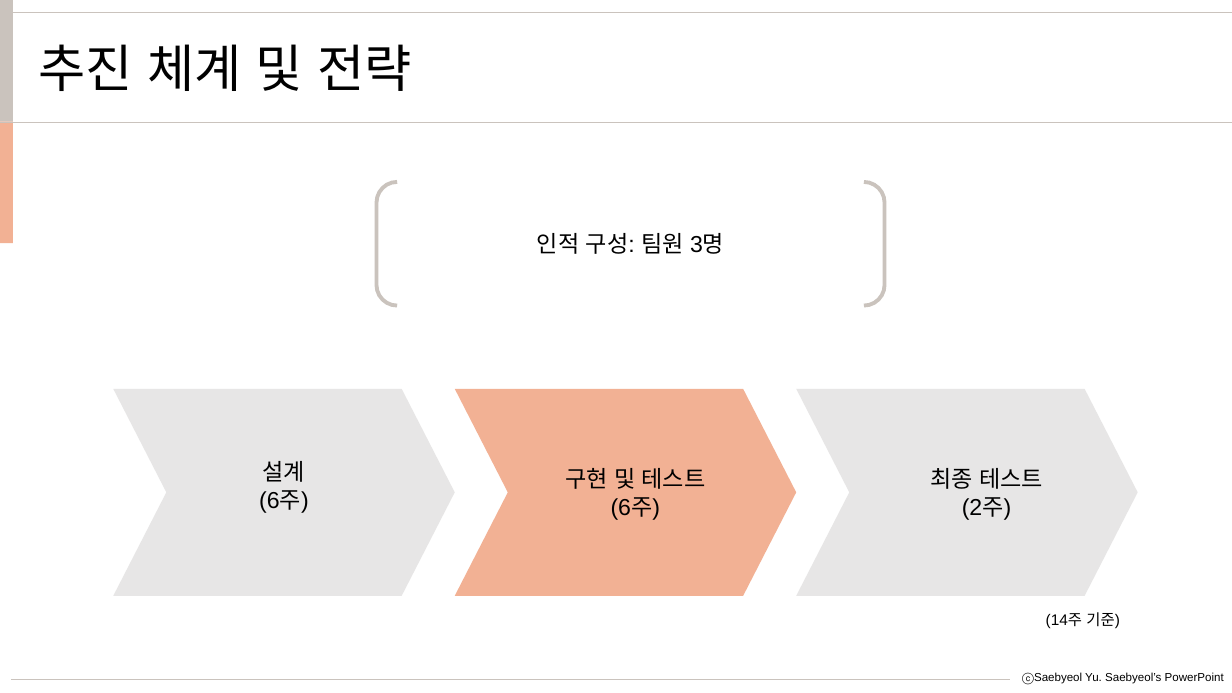
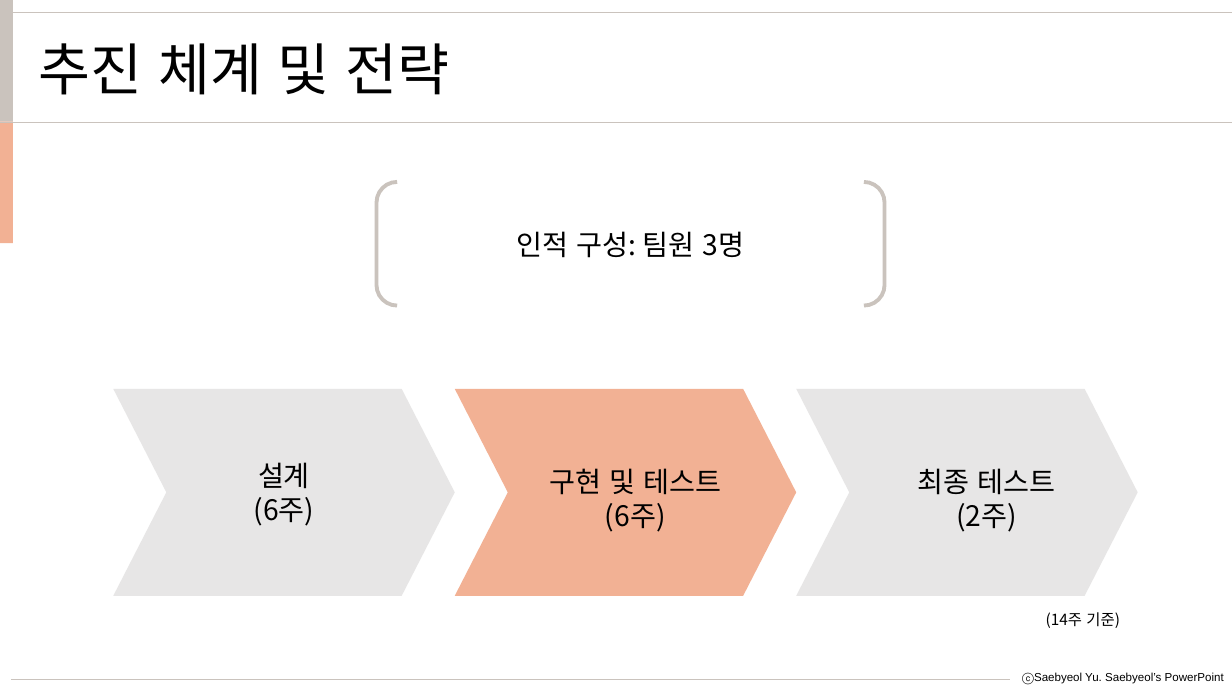
Before and after one commit to sowon-choi/alarm-with-gps, a slide deck: slide 9 of 2021-1 소프 일석삼조.pptx (slide 8 before the commit). Drawn at 1232x693 pixels with LibreOffice and Linux fonts; fonts in the diff are those of the drawing. Boxes give left, top, right and bottom in pixels: in the first picture for what was removed or moved away, otherwise in the second. Text is boxed around its words. In the diff, an @@ line names an element or a change of style, - is before the commit and + after.

```diff
--- a/2021-1 소프 일석삼조.pptx
+++ b/2021-1 소프 일석삼조.pptx
@@ text "추진 체계 및 전략" at <box>38,43,450,95</box>: size 40 to 44 pt, font Arial to Noto Sans CJK KR @@
@@ size 18 to 22 pt, font Arial to Noto Sans CJK KR in 4 elements at <box>377,182,885,306</box>, <box>254,462,315,526</box>, <box>550,468,721,532</box>, <box>918,468,1056,532</box> @@
@@ text "(14주 기준)" at <box>1046,612,1120,628</box>: font Arial to Noto Sans CJK KR @@
```
Also in this commit, not shown: 8 other slides changed, 1 slide added.
